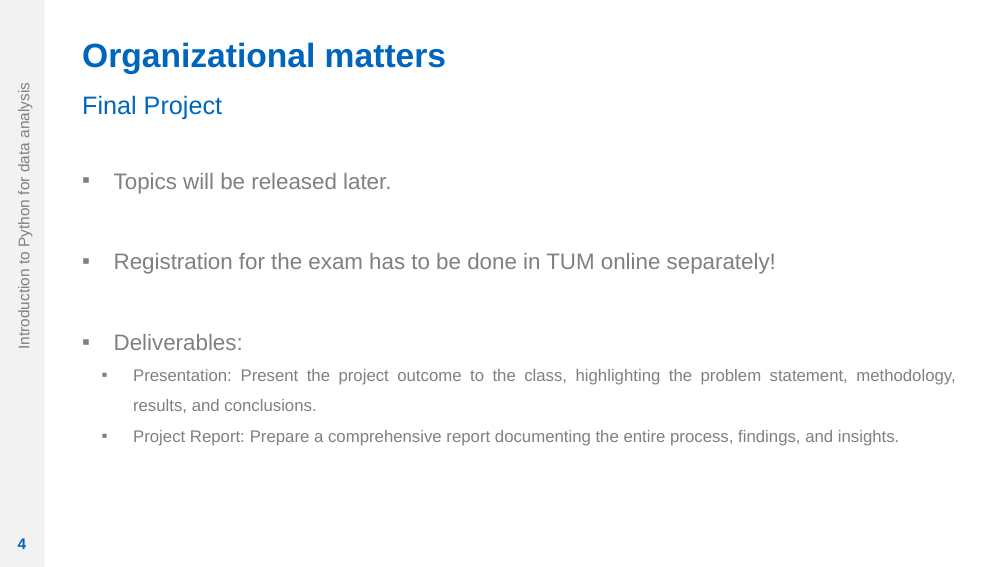
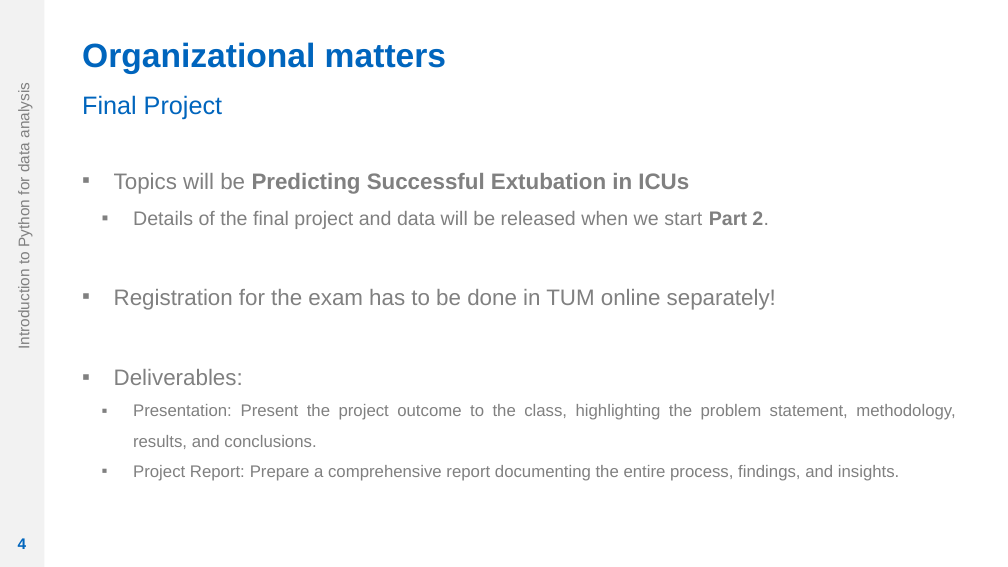
Before and after one commit to weiyuandu/pythoncourse, a slide deck: slide 4 of Lectures/Lecture 1/Lecture 00.pptx. Drawn at 1008x567 pixels with LibreOffice and Linux fonts; fonts in the diff are those of the drawing; background and template pictures are left out. Boxes give left, top, right and bottom in pixels: in the first picture for what was removed or moved away, otherwise in the second. Text is boxed around its words. In the diff, an @@ line names an element or a change of style, - is before the commit and + after.

```diff
--- a/Lectures/Lecture 1/Lecture 00.pptx
+++ b/Lectures/Lecture 1/Lecture 00.pptx
@@ text at (114,173,768,229): text changed; size 16 to 14 pt @@
-▪ Topics will be released later.
+▪ Topics will be Predicting Successful Extubation in ICUs
+  ▪ Details of the final project and data will be released when we start Part 2.
```
Also in this commit, not shown: 1 slide added.
